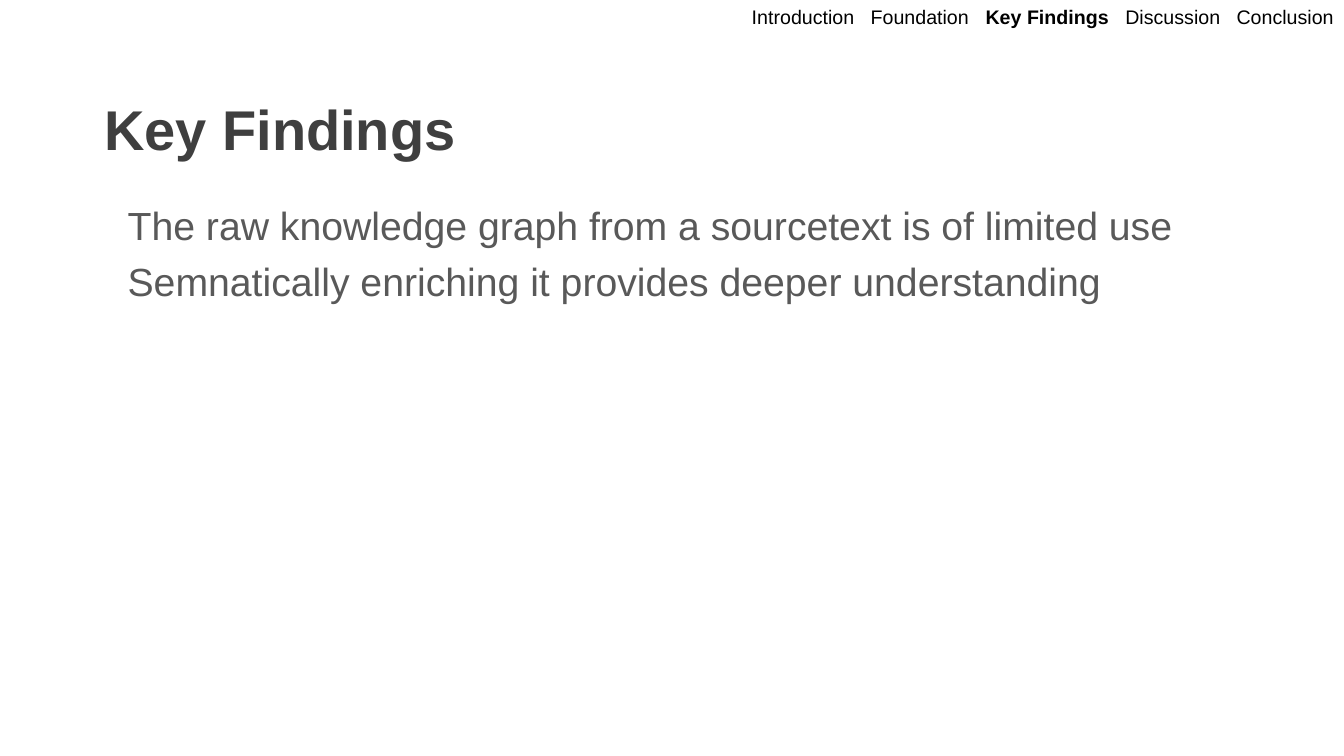
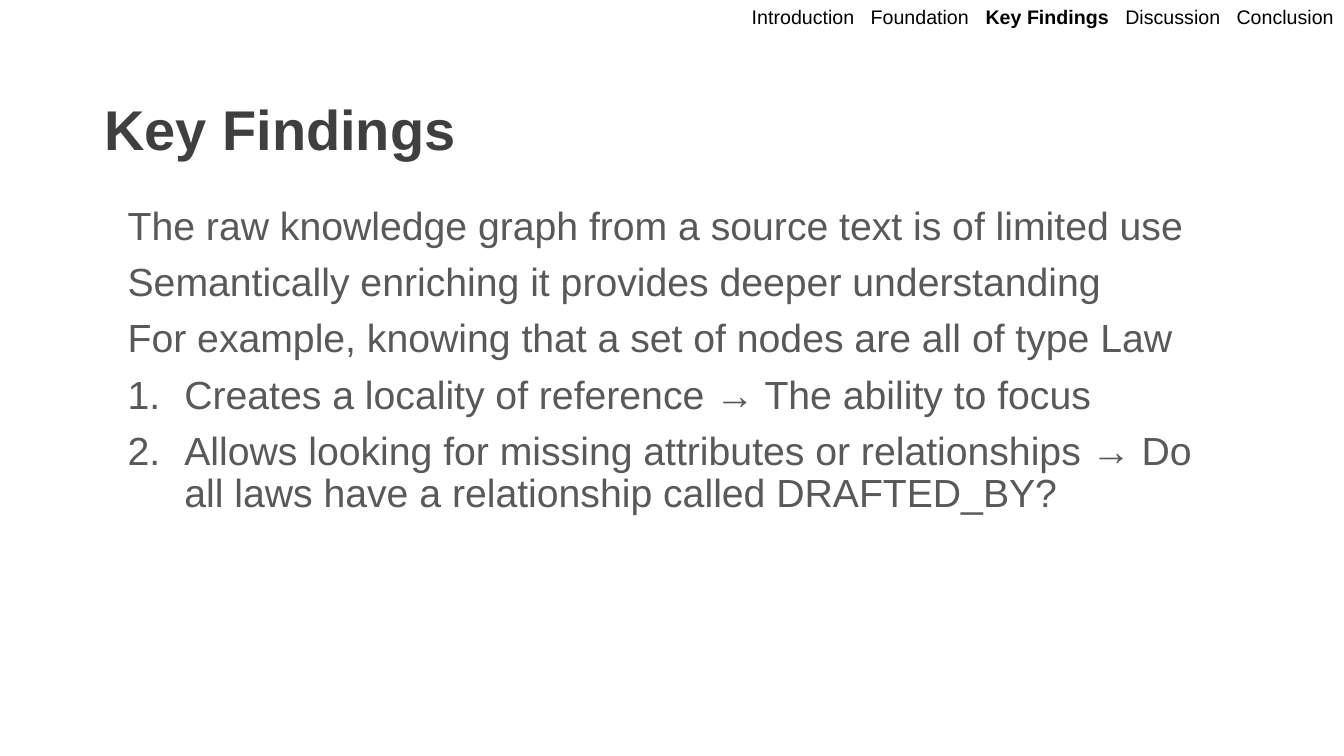
Before and after one commit to OwlSaver/GWU, a slide deck: slide 14 of Praxis/Defense/Wacey Praxis Defense.pptx (slide 12 before the commit). Drawn at 1344x756 pixels with LibreOffice and Linux fonts; fonts in the diff are those of the drawing; background and template pictures are left out. Boxes give left, top, right and bottom in pixels: in the first picture for what was removed or moved away, otherwise in the second. Text is boxed around its words. In the diff, an @@ line names an element or a change of style, - is before the commit and + after.

```diff
--- a/Praxis/Defense/Wacey Praxis Defense.pptx
+++ b/Praxis/Defense/Wacey Praxis Defense.pptx
@@ text at [128,211,1192,515]: text changed @@
-The raw knowledge graph from a sourcetext is of limited use
-Semnatically enriching it provides deeper understanding
+The raw knowledge graph from a source text is of limited use
+Semantically enriching it provides deeper understanding
+For example, knowing that a set of nodes are all of type Law
+1. Creates a locality of reference → The ability to focus
+2. Allows looking for missing attributes or relationships → Do all laws have a relationship called DRAFTED_BY?
```
Also in this commit, not shown: 7 other slides changed, 19 slides added, 4 slides removed, 1 other file.
